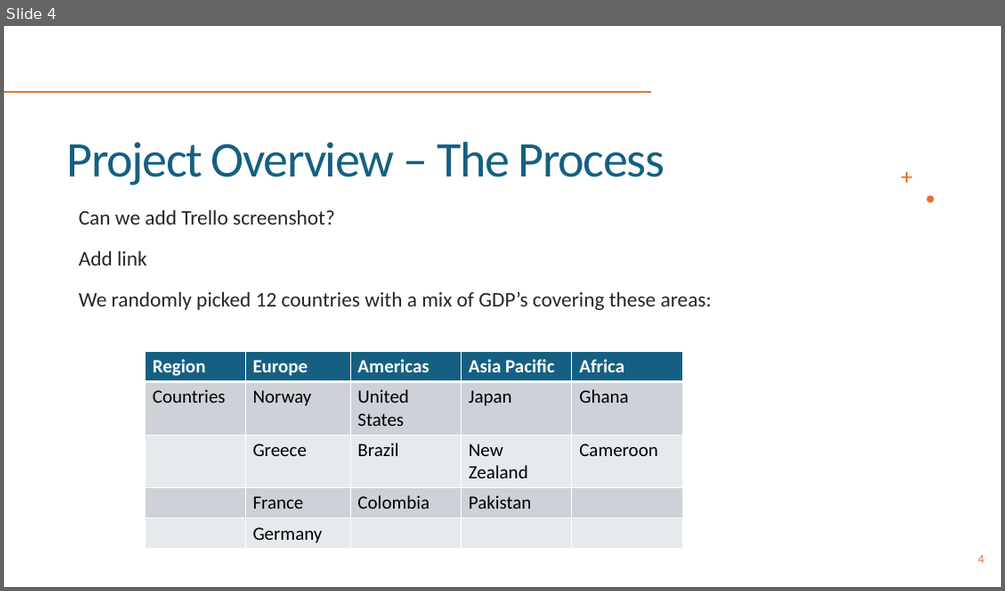
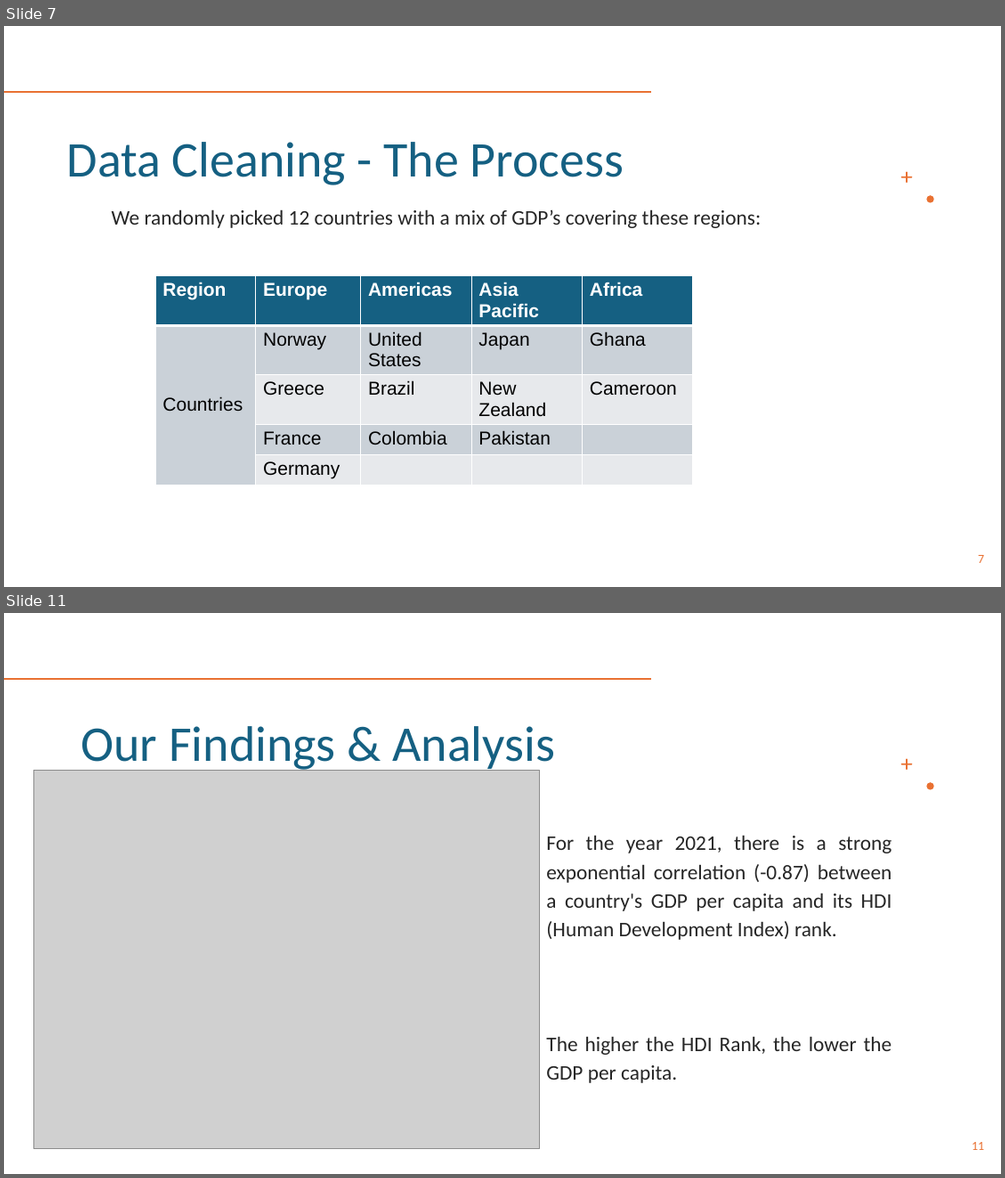
Before and after one commit to PaolaGaray/FirstProject, a slide deck: slides/Team 1_Week3.pptx. Shown one above the other, each under a label of ours: slide 4 before the commit, slides 7 and 11 after it; the slides between them are not shown. The pictures are 1005x591 and 1005x1178 pixels, drawn with LibreOffice and Linux fonts; fonts in the diff are those of the drawing; grey boxes stand for pictures. Boxes give left, top, right and bottom in pixels: in the first picture for what was removed or moved away, otherwise in the second. Text is boxed around its words. In the diff, an @@ line names an element or a change of style, - is before the commit and + after.

```diff
--- a/slides/Team 1_Week3.pptx
+++ b/slides/Team 1_Week3.pptx
@@ slide 11 added at box(4, 613, 1001, 1174), background #FFFFFF; not listed: 3 template elements that a slide beside it also shows @@
@@ title added at box(81, 726, 555, 773), 48 pt, text #156082 @@
+Our Findings & Analysis
@@ picture added at box(34, 770, 539, 1149) @@
@@ text added at box(546, 835, 892, 1083), 20 pt, text #262626 @@
+For the year 2021, there is a strong exponential correlation (-0.87) between a country's GDP per capita and its HDI (Human Development Index) rank.
+The higher the HDI Rank, the lower the GDP per capita.
@@ page number added at box(971, 1142, 984, 1150), 12 pt, text #E97132 @@
+11
@@ what was slide 4 is now slide 7 @@
@@ slide 7 changed as well @@
@@ title at box(67, 142, 623, 185): text changed @@
-Project Overview – The Process
+Data Cleaning - The Process
@@ text at box(112, 209, 760, 228): text changed @@
-Can we add Trello screenshot?
-Add link
-We randomly picked 12 countries with a mix of GDP’s covering these areas:
+We randomly picked 12 countries with a mix of GDP’s covering these regions:
@@ table at box(155, 276, 692, 482) @@
@@ fill #CCD2D8 to #CAD1D8 in 9 cells @@
@@ fill #E8EAED to #E7E9EC in 8 cells @@
@@ font Calibri to Arial @@
@@ table: place and size @@
-table at box(146, 351, 682, 548)
+table at box(155, 276, 692, 482)
@@ page number at box(978, 555, 984, 563): text changed @@
-4
+7
```
Also in this commit, not shown: 5 other slides changed, 9 other slides added, 12 slides removed, 2 other files.
